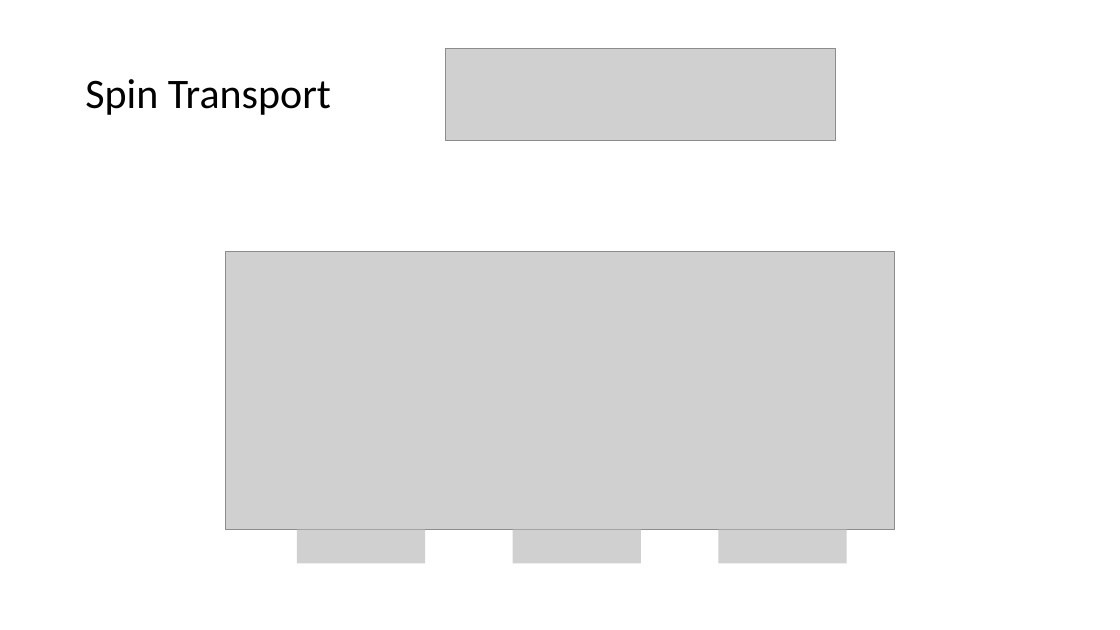
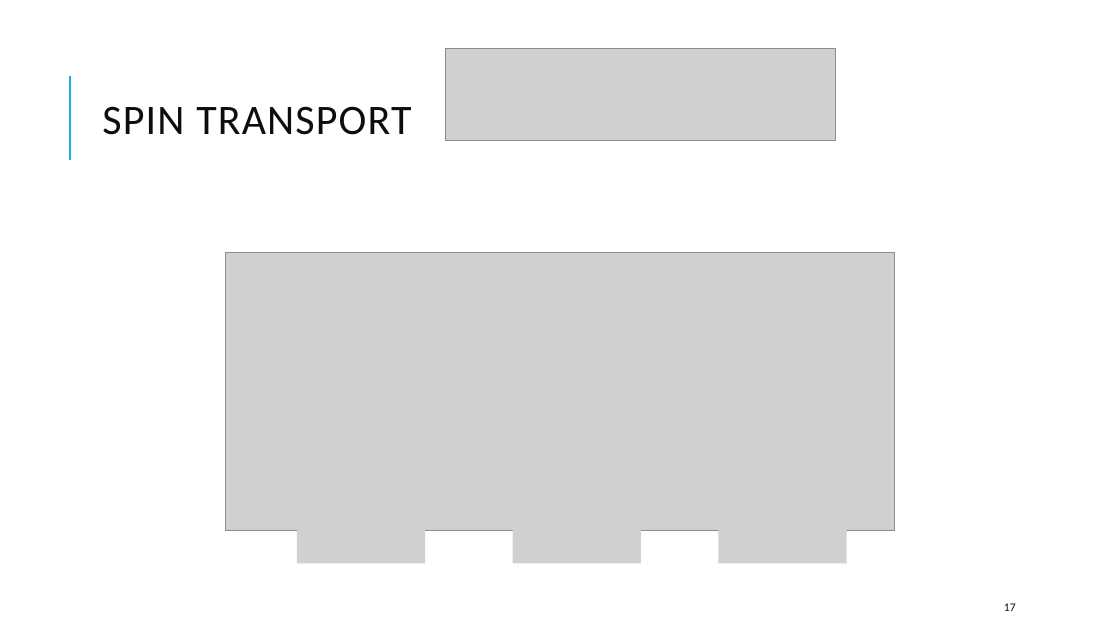
Before and after one commit to kwang0/KPZ-Project, a slide deck: slide 17 of EPiQS Presentation.pptx. Drawn at 1120x630 pixels with LibreOffice and Linux fonts; fonts in the diff are those of the drawing; grey boxes stand for pictures. Boxes give left, top, right and bottom in pixels: in the first picture for what was removed or moved away, otherwise in the second. Text is boxed around its words. In the diff, an @@ line names an element or a change of style, - is before the commit and + after.

```diff
--- a/EPiQS Presentation.pptx
+++ b/EPiQS Presentation.pptx
@@ line added from (70, 160) to (70, 76), #1CADE4 1.5 pt @@
@@ title at <box>102,106,411,135</box>: text changed; text colour #000000 to #0D0D0D @@
-Spin Transport
+SPIN TRANSPORT
@@ page number added at <box>1004,603,1016,611</box>, 10 pt, text #0D0D0D @@
+17
```
Also in this commit, not shown: 18 other slides changed, 3 slides added, 1 slide removed, 12 other files.
